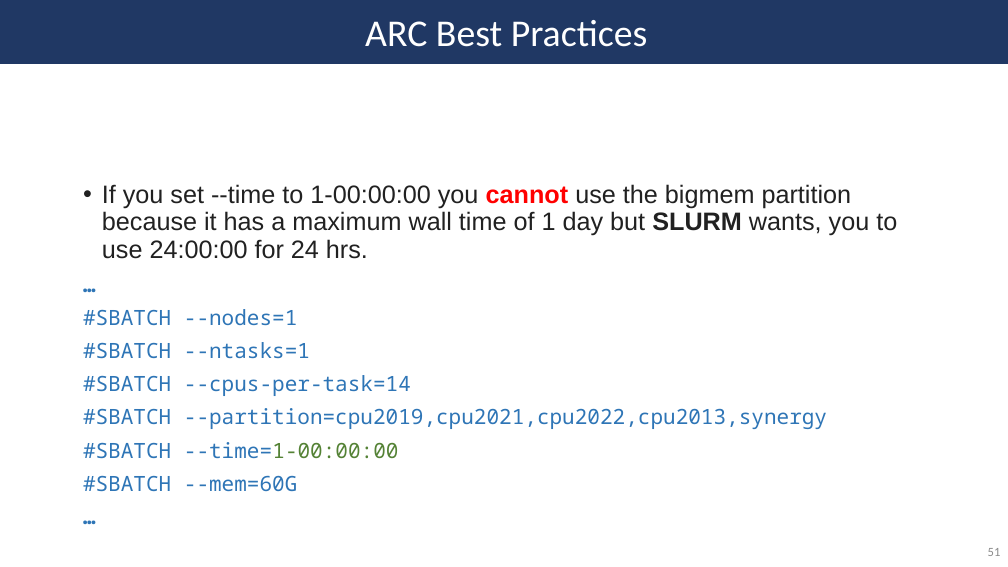
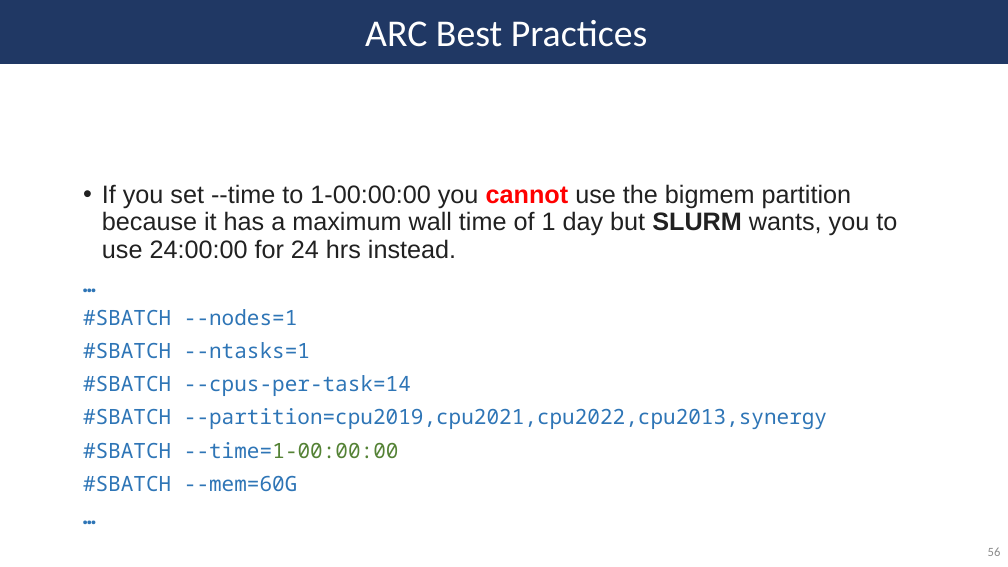
Before and after one commit to SycuroLab/arc_best_practices, a slide deck: slide 56 of arc_best_practices_presentation.pptx (slide 51 before the commit). Drawn at 1008x567 pixels with LibreOffice and Linux fonts; fonts in the diff are those of the drawing. Boxes give left, top, right and bottom in pixels: in the first picture for what was removed or moved away, otherwise in the second. Text is boxed around its words. In the diff, an @@ line names an element or a change of style, - is before the commit and + after.

```diff
--- a/arc_best_practices_presentation.pptx
+++ b/arc_best_practices_presentation.pptx
@@ text at (x1=102, y1=184, x2=897, y2=259): text changed @@
-• If you set --time to 1-00:00:00 you cannot use the bigmem partition because it has a maximum wall time of 1 day but SLURM wants, you to use 24:00:00 for 24 hrs.
+• If you set --time to 1-00:00:00 you cannot use the bigmem partition because it has a maximum wall time of 1 day but SLURM wants, you to use 24:00:00 for 24 hrs instead.
@@ page number at (x1=988, y1=547, x2=1001, y2=556): text changed @@
-51
+56
```
Also in this commit, not shown: 22 other slides changed, 5 slides added, 1 slide removed, 10 other files.
